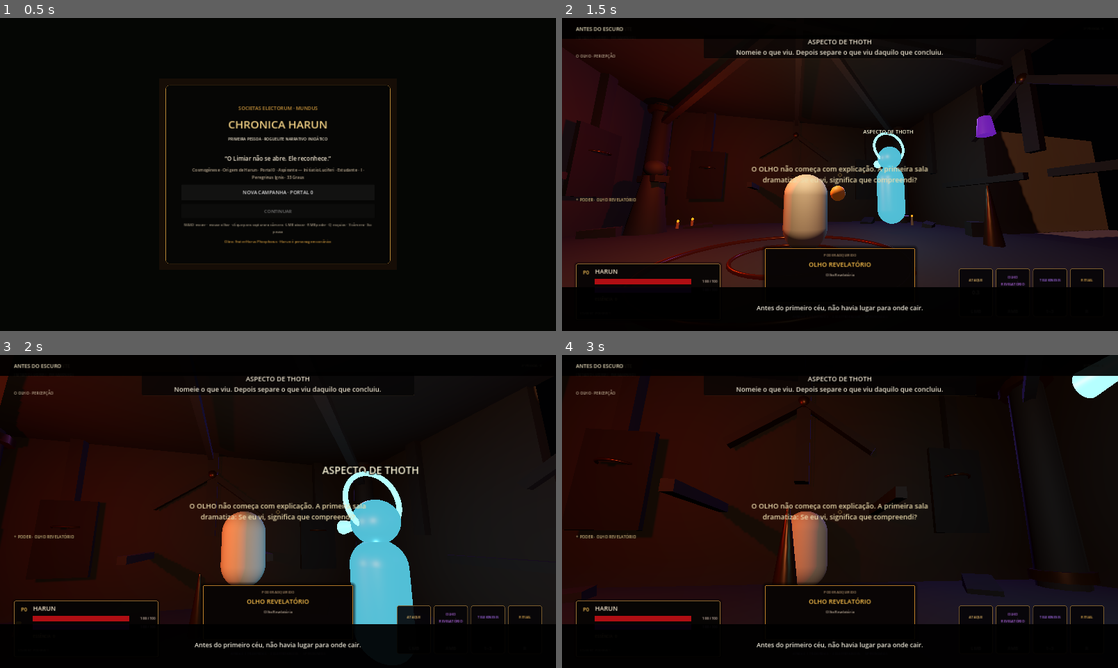
Above: before the commit, frames 1-4 (two rows, left to right).
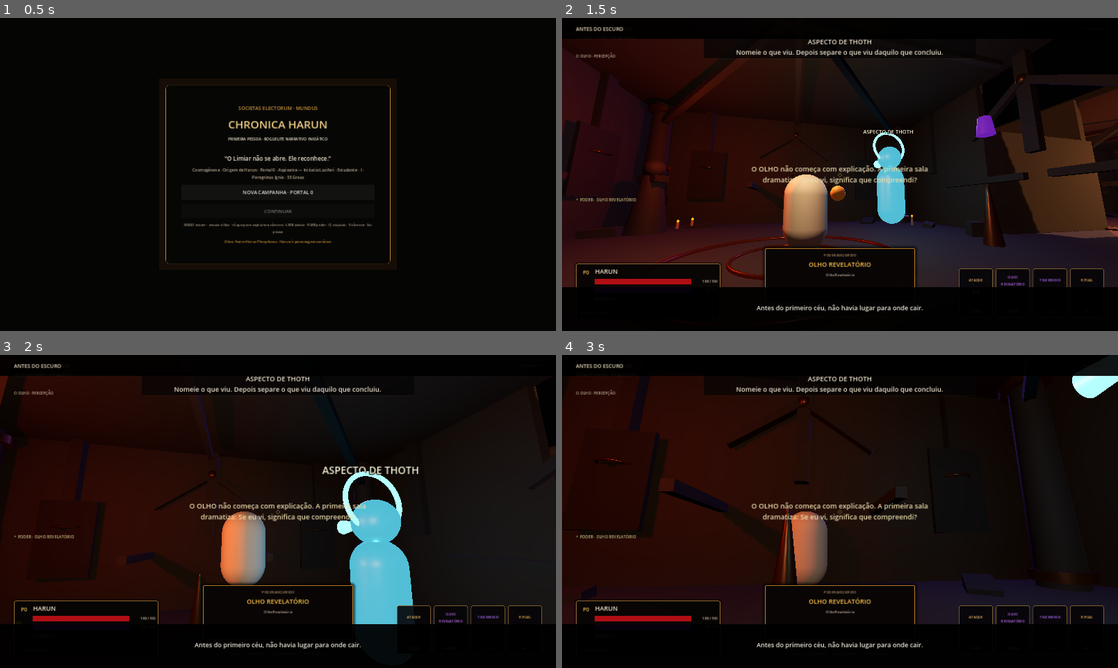
Above: after the commit, the same moments.

Repository: neuralSynapse/societaselectorum
Game: Godot game, scene res://scenes/boot/Main.tscn
The game is run twice, just before and just after one commit, with the same random seed, the same clock (stepped at 60 frames per second) and the same inputs.
Inputs (mouse positions are in pixels of both pictures, inside the frame that each line leads up to):
- Up to frame 1 (0.5 s): no input
- Up to frame 2 (1.5 s): click "NOVA CAMPANHA · PORTAL 0" at 0.5 s; tap Enter (ui_accept) at 1.25 s; move the mouse to (867, 174) at 1.27 s; hold W (move_forward) from 1.28 s (still down); hold V (camera_toggle) from 1.28 s (still down); click (867, 174) at 1.42 s
- Up to frame 3 (2 s): keep holding W (move_forward); keep holding V (camera_toggle); tap Space (jump) at 1.52 s
- Up to frame 4 (3 s): keep holding W (move_forward); move the mouse to (812, 511) at 2.02 s; release V (camera_toggle) at 2.03 s; tap C (consume) at 2.1 s; tap Space (jump) at 2.27 s; move the mouse to (851, 505) at 2.77 s; hold Q (dodge) from 2.78 s (still down)

Frame 1 is identical in both runs. In frame 2, 3.3% of the frame differs, in the area x 48-100%, y 12-71%; in frame 3, less than 0.1%; in frame 4, less than 0.1%.

Commit message:
fix: stream nearby rooms on web to prevent black 3D pass

Diff:
--- a/game/chronica-harun/autoload/GameplayVisibilityGuard.gd
+++ b/game/chronica-harun/autoload/GameplayVisibilityGuard.gd
@@ -6,11 +6,13 @@
 const MIN_ROOM_FILL := 3.25
 const MIN_ROOM_FILL_RANGE := 10.5
 const MIN_KEY_LIGHT := 1.15
+const WEB_ROOM_STREAM_RADIUS := 9.5
+const WEB_ROOM_STREAM_INTERVAL := 0.12
 
 var _main: Node = null
 var _remaining := 0.0
 var _pulse := 0.0
-var _diagnostic_announced := false
+var _stream_pulse := 0.0
 
 func _ready() -> void:
     process_mode = Node.PROCESS_MODE_ALWAYS
@@ -21,10 +23,22 @@
     _main = main
     _remaining = maxf(_remaining, duration_seconds)
     _pulse = 0.0
+    _stream_pulse = 0.0
     _enforce_now(main)
 
 func _process(delta: float) -> void:
-    if _remaining <= 0.0 or _main == null or not is_instance_valid(_main):
+    if _main == null or not is_instance_valid(_main):
+        return
+
+    if OS.has_feature("web"):
+        _stream_pulse -= delta
+        if _stream_pulse <= 0.0:
+            _stream_pulse = WEB_ROOM_STREAM_INTERVAL
+            var stage := _main.get_node_or_null("StageDirector") as StageDirector
+            if stage != null:
+                _stream_web_rooms(stage)
+
+    if _remaining <= 0.0:
         return
     _remaining -= delta
     _pulse -= delta
@@ -95,47 +109,46 @@
         rim.light_energy = maxf(rim.light_energy, 0.42)
 
 func _enforce_stage(stage: StageDirector) -> void:
+    if OS.has_feature("web"):
+        _stream_web_rooms(stage)
     if stage.floor_instance != null:
-        stage.floor_instance.visible = true
         var rooms := stage.floor_instance.get_node_or_null("Rooms")
         if rooms != null:
             for room_value in rooms.get_children():
                 if room_value is RoomShell:
-                    var room := room_value as RoomShell
-                    room.visible = String(room.room_id) == "threshold"
-                    if room.visible:
-                        _enforce_room(room)
-            if OS.has_feature("web") and not _diagnostic_announced:
-                _diagnostic_announced = true
-                print("WEB_ROOM_ISOLATION_DIAGNOSTIC threshold_only=true")
+                    _enforce_room(room_value as RoomShell)
     if stage.player != null and is_instance_valid(stage.player):
         stage.player.visible = true
         stage.player.process_mode = Node.PROCESS_MODE_INHERIT
         if stage.player.camera != null:
             stage.player.camera.current = true
             stage.player.camera.make_current()
-            _install_web_geometry_probe(stage.player.camera)
     if stage.hud != null and is_instance_valid(stage.hud):
         stage.hud.visible = true
 
-func _install_web_geometry_probe(camera: Camera3D) -> void:
-    if not OS.has_feature("web") or camera == null or camera.has_node("WebGeometryProbe"):
+func _stream_web_rooms(stage: StageDirector) -> void:
+    if not OS.has_feature("web") or stage == null or stage.floor_instance == null:
         return
-    var probe := MeshInstance3D.new()
-    probe.name = "WebGeometryProbe"
-    probe.position = Vector3(0, 0, -1.3)
-    var mesh := BoxMesh.new()
-    mesh.size = Vector3(0.42, 0.42, 0.42)
-    probe.mesh = mesh
-    var material := StandardMaterial3D.new()
-    material.shading_mode = BaseMaterial3D.SHADING_MODE_UNSHADED
-    material.albedo_color = Color(1.0, 0.0, 0.8, 1.0)
-    material.emission_enabled = true
-    material.emission = Color(1.0, 0.0, 0.8, 1.0)
-    material.emission_energy_multiplier = 2.0
-    probe.material_override = material
-    camera.add_child(probe)
-    print("WEB_GEOMETRY_PROBE installed path=%s" % String(probe.get_path()))
+    if stage.player == null or not is_instance_valid(stage.player):
+        return
+    var rooms := stage.floor_instance.get_node_or_null("Rooms")
+    if rooms == null:
+        return
+    var player_position := stage.player.global_position
+    for room_value in rooms.get_children():
+        if not (room_value is RoomShell):
+            continue
+        var room := room_value as RoomShell
+        var secret_pending := bool(room.get_meta("secret_connection_pending", false))
+        var secret_open := bool(room.get_meta("secret_connection_open", false))
+        if secret_pending and not secret_open:
+            room.visible = false
+            continue
+        if secret_open and room.process_mode == Node.PROCESS_MODE_DISABLED:
+            room.process_mode = Node.PROCESS_MODE_INHERIT
+        var delta := room.global_position - player_position
+        var planar_distance := Vector2(delta.x, delta.z).length()
+        room.visible = planar_distance <= WEB_ROOM_STREAM_RADIUS
 
 func _enforce_room(room: RoomShell) -> void:
     if room == null or not is_instance_valid(room) or not room.visible:
